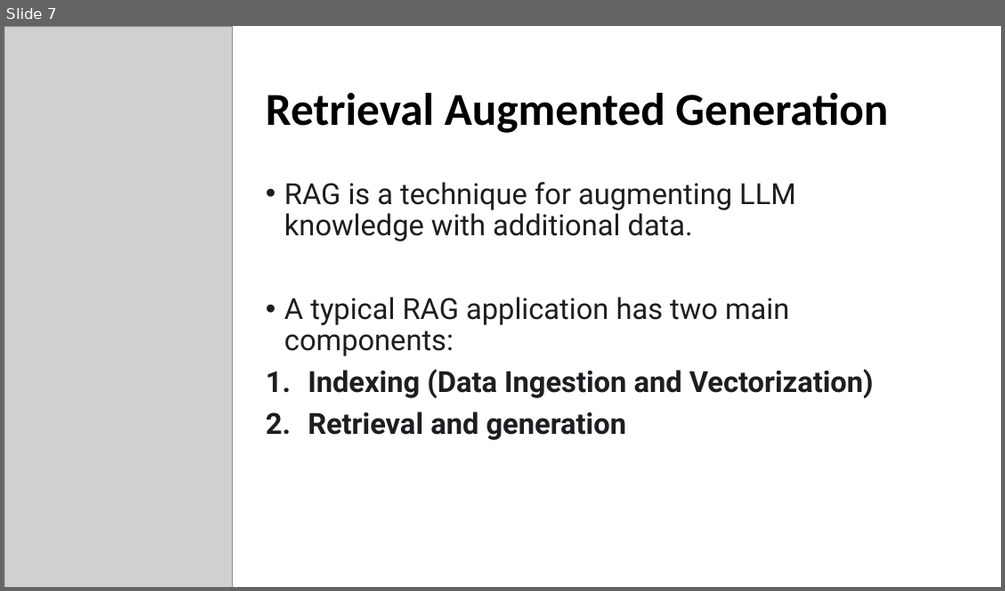
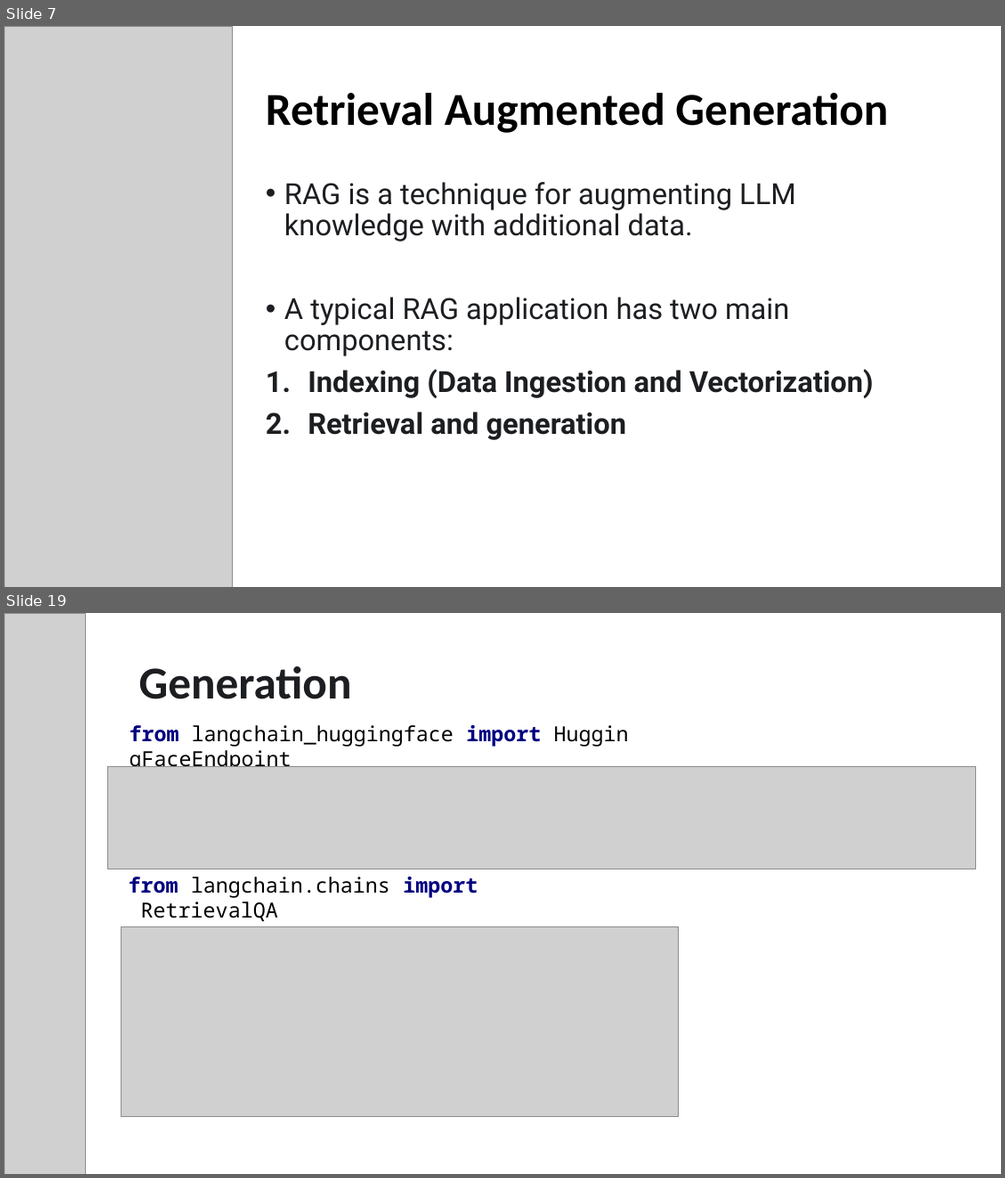
Before and after one commit to maryamfarooq13/FAQ-RAG-Application, a slide deck: Project Presentation.pptx. Shown one above the other, each under a label of ours: slide 7 before the commit, slides 7 and 19 after it; the slides between them are not shown. The pictures are 1005x591 and 1005x1178 pixels, drawn with LibreOffice and Linux fonts; fonts in the diff are those of the drawing; grey boxes stand for pictures. Boxes give left, top, right and bottom in pixels: in the first picture for what was removed or moved away, otherwise in the second. Text is boxed around its words. In the diff, an @@ line names an element or a change of style, - is before the commit and + after.

```diff
--- a/Project Presentation.pptx
+++ b/Project Presentation.pptx
@@ slide 19 added at bbox=[4, 613, 1001, 1174], background #FFFFFF @@
@@ picture added at bbox=[4, 613, 85, 1174] @@
@@ title added at bbox=[139, 666, 352, 699], 44 pt, text #1C1E21, bold @@
+Generation
@@ text added at bbox=[129, 725, 541, 747], 20 pt, text #000000 @@
+from langchain_huggingface import HuggingFaceEndpoint
@@ picture added at bbox=[108, 767, 976, 868] @@
@@ text added at bbox=[129, 876, 477, 922], 20 pt, text #000000 @@
+from langchain.chains import RetrievalQA
@@ picture added at bbox=[121, 926, 678, 1116] @@
```
Also in this commit, not shown: 14 slides changed, 5 other slides added, 8 slides removed, 7 other files.
